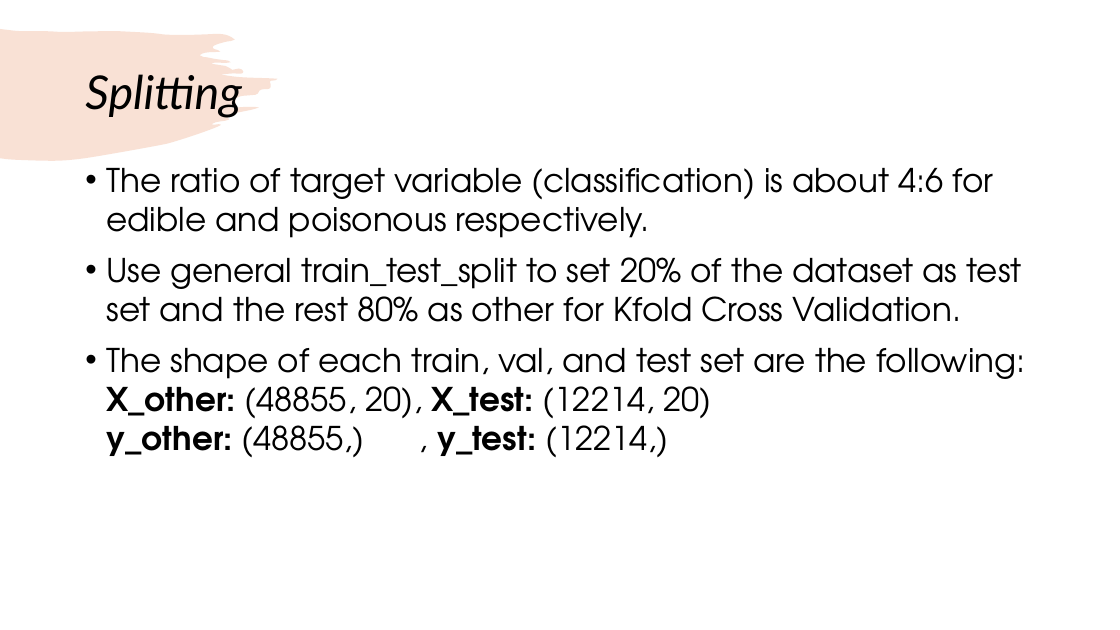
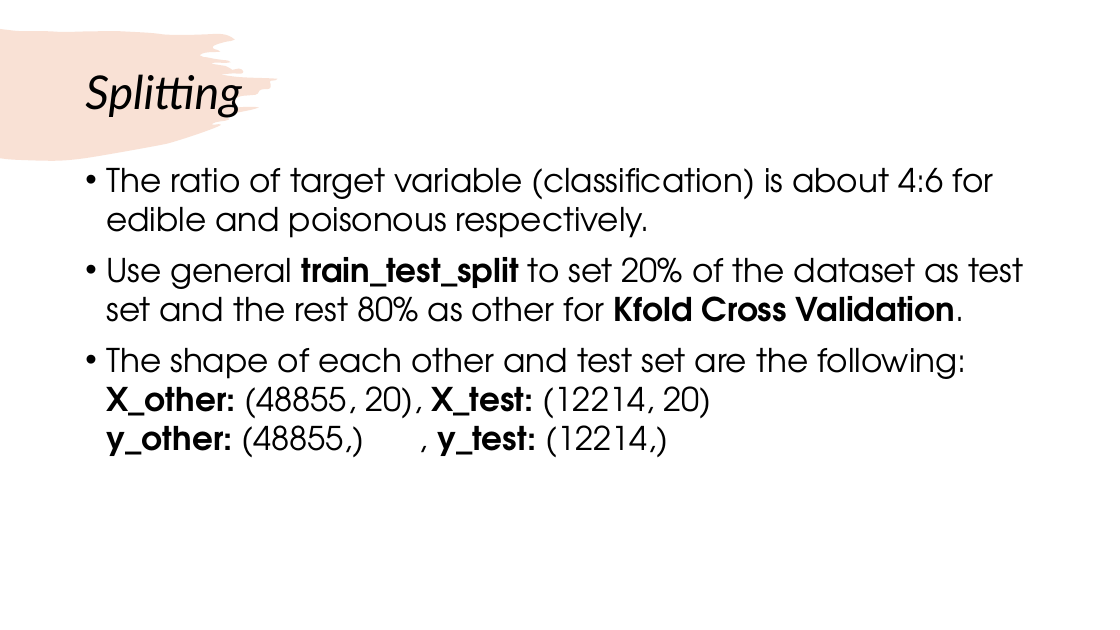
Before and after one commit to kathywu1201/Mushroom_Edibility_Classification_ML_Project, a slide deck: slide 7 of midterm_presentation.pptx. Drawn at 1120x630 pixels with LibreOffice and Linux fonts; fonts in the diff are those of the drawing. Boxes give left, top, right and bottom in pixels: in the first picture for what was removed or moved away, otherwise in the second. Text is boxed around its words. In the diff, an @@ line names an element or a change of style, - is before the commit and + after.

```diff
--- a/midterm_presentation.pptx
+++ b/midterm_presentation.pptx
@@ text at bbox=[106, 257, 1024, 322]: bold on in "train_test_split Kfold Cross Validation." @@
@@ text at bbox=[106, 348, 966, 457]: text changed @@
-• The shape of each train, val, and test set are the following:
-  X_other: (48855, 20), X_test: (12214, 20)
-  y_other: (48855,) , y_test: (12214,)
+• The shape of each other and test set are the following:
+  X_other: (48855, 20), X_test: (12214, 20)
+  y_other: (48855,) , y_test: (12214,)
```
Also in this commit, not shown: 9 other slides changed, 1 slide added, 1 slide removed, 7 other files.
